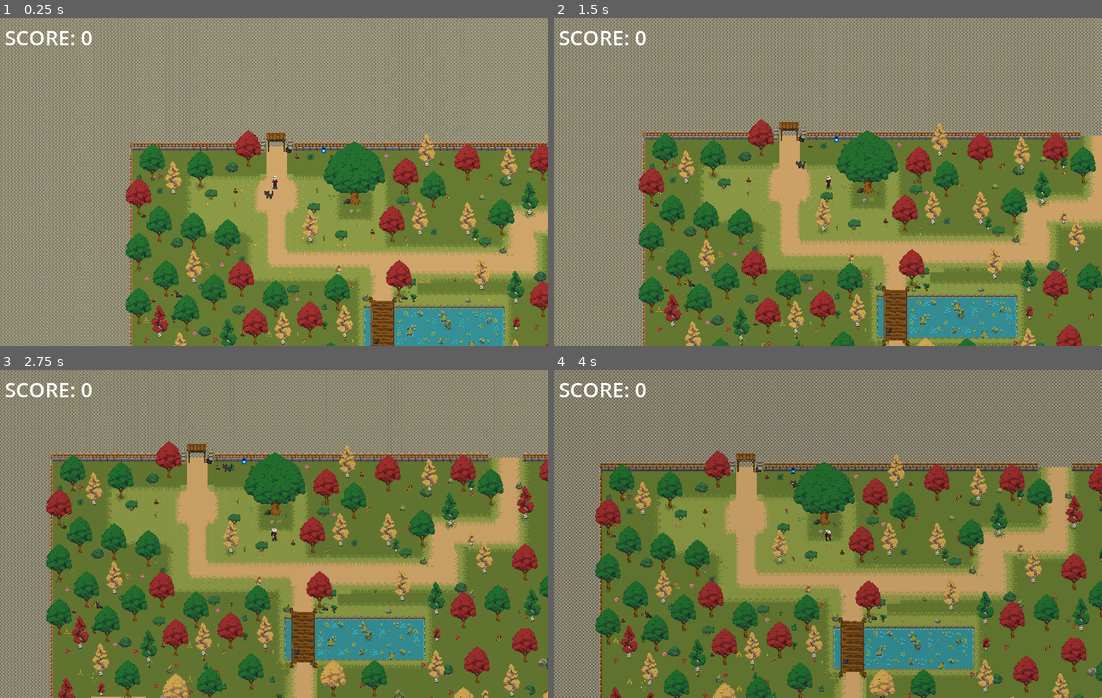
Above: before the commit, frames 1-4 (two rows, left to right).
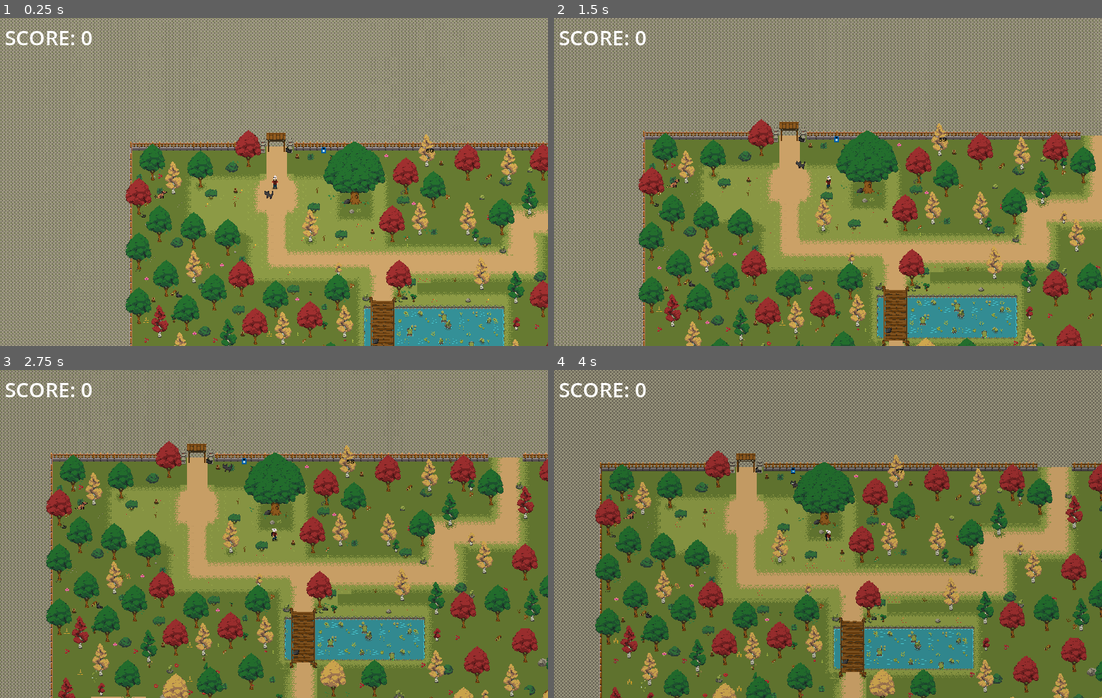
Above: after the commit, the same moments.

Repository: AnaClaraNobre/Forest-Game
Game: Godot game, scene res://management/game_level_2.tscn
The game is run twice, just before and just after one commit, with the same random seed, the same clock (stepped at 60 frames per second) and the same inputs. This scene is started directly instead of the project's main scene.
Inputs (mouse positions are in pixels of both pictures, inside the frame that each line leads up to):
- Up to frame 1 (0.25 s): no input
- Up to frame 2 (1.5 s): move the mouse to (948, 165) at 0.52 s; hold D (move_right) 0.53-1.28 s; hold F (pick_up) 0.53-1.28 s; move the mouse to (718, 198) at 1.27 s; hold S (move_down) from 1.28 s (still down); tap F (pick_up) at 1.35 s
- Up to frame 3 (2.75 s): move the mouse to (328, 461) at 2.02 s; release S (move_down) at 2.03 s; hold D (move_right) from 2.03 s (still down); hold F (pick_up) from 2.03 s (still down)
- Up to frame 4 (4 s): move the mouse to (800, 599) at 2.77 s; release D (move_right) at 2.78 s; release F (pick_up) at 2.78 s; hold W (move_up) 2.78-3.53 s; tap F (pick_up) at 2.85 s; tap Enter at 3.5 s; move the mouse to (992, 583) at 3.52 s; hold A (move_left) from 3.53 s (still down); hold F (pick_up) from 3.53 s (still down)

The runs differ from the first frame. In frame 1, less than 0.1% of the frame differs, in the area x 28-80%, y 39-55%; in frame 2, less than 0.1%; in frame 3, less than 0.1%; in frame 4, less than 0.1%.

Commit message:
fixing dog and adding in the game level

Diff:
--- /dev/null
+++ b/animals/dog.gd
@@ -0,0 +1,50 @@
+extends CharacterBody2D
+var direction: Vector2
+var wait_time: float
+@export_category("Variables")
+@export var _move_speed: float = 50.0
+@export_category("Objects")
+@export var sprit2d = AnimatedSprite2D
+@onready var animation := $anim as AnimatedSprite2D
+@export var walk_timer: Timer
+
+func _ready() -> void:
+	wait_time = randf_range(5.0,15.0)
+	direction = _get_direction()
+	walk_timer.start(wait_time)
+func _physics_process(delta: float) -> void:
+	velocity = direction *_move_speed
+	move_and_slide()
+	if get_slide_collision_count()> 0:
+		direction = velocity.bounce(
+			get_slide_collision(0).get_normal()
+		).normalized()
+	_animate(velocity)
+
+
+func _animate(_velocity : Vector2) -> void:
+	if velocity == Vector2.ZERO:
+		animation.play("idle")
+		return
+
+	if _velocity.x > 0:  # Movendo para a direita
+		sprit2d.flip_h = false  # Nenhum flip
+		animation.play("walk")
+
+	elif _velocity.x < 0:  # Movendo para a esquerda
+		sprit2d.flip_h = true  # Flip horizontal
+		animation.play("walk")
+
+func _get_direction() -> Vector2:
+	return [
+		Vector2(-1,0), Vector2(1,0),
+		Vector2.ZERO
+	].pick_random().normalized()
+
+
+func _on_walk_timer_timeout() -> void:
+	walk_timer.start(wait_time)
+	if direction == Vector2.ZERO:
+		direction = _get_direction()
+		return
+	direction = Vector2.ZERO
--- a/dog.tscn
+++ b/animals/dog.tscn
@@ -1,70 +1,70 @@
 [gd_scene load_steps=21 format=3 uid="uid://cu21ded330pm0"]
 
-[ext_resource type="Script" path="res://dog.gd" id="1_3t510"]
-[ext_resource type="Texture2D" uid="uid://cap3vepm30tud" path="res://PixelDogsSprites/Pixel Dogs-Sprites/Dogs-Remastered-02.png" id="1_aeofd"]
+[ext_resource type="Script" path="res://animals/dog.gd" id="1_r1vnw"]
+[ext_resource type="Texture2D" uid="uid://cap3vepm30tud" path="res://PixelDogsSprites/Pixel Dogs-Sprites/Dogs-Remastered-02.png" id="2_rvsnf"]
 
 [sub_resource type="AtlasTexture" id="AtlasTexture_y5uau"]
-atlas = ExtResource("1_aeofd")
+atlas = ExtResource("2_rvsnf")
 region = Rect2(0, 61, 64, 61)
 
 [sub_resource type="AtlasTexture" id="AtlasTexture_7yqxu"]
-atlas = ExtResource("1_aeofd")
+atlas = ExtResource("2_rvsnf")
 region = Rect2(64, 61, 64, 61)
 
 [sub_resource type="AtlasTexture" id="AtlasTexture_xyn5t"]
-atlas = ExtResource("1_aeofd")
+atlas = ExtResource("2_rvsnf")
 region = Rect2(128, 61, 64, 61)
 
 [sub_resource type="AtlasTexture" id="AtlasTexture_dggvn"]
-atlas = ExtResource("1_aeofd")
+atlas = ExtResource("2_rvsnf")
 region = Rect2(192, 61, 64, 61)
 
 [sub_resource type="AtlasTexture" id="AtlasTexture_ka6dr"]
-atlas = ExtResource("1_aeofd")
+atlas = ExtResource("2_rvsnf")
 region = Rect2(256, 61, 64, 61)
 
 [sub_resource type="AtlasTexture" id="AtlasTexture_wesj4"]
-atlas = ExtResource("1_aeofd")
+atlas = ExtResource("2_rvsnf")
 region = Rect2(320, 61, 64, 61)
 
 [sub_resource type="AtlasTexture" id="AtlasTexture_n34uf"]
-atlas = ExtResource("1_aeofd")
+atlas = ExtResource("2_rvsnf")
 region = Rect2(384, 61, 64, 61)
 
 [sub_resource type="AtlasTexture" id="AtlasTexture_o2alg"]
-atlas = ExtResource("1_aeofd")
+atlas = ExtResource("2_rvsnf")
 region = Rect2(448, 61, 64, 61)
 
 [sub_resource type="AtlasTexture" id="AtlasTexture_d6mx4"]
-atlas = ExtResource("1_aeofd")
+atlas = ExtResource("2_rvsnf")
 region = Rect2(0, 192, 64, 48)
 
 [sub_resource type="AtlasTexture" id="AtlasTexture_u17ao"]
-atlas = ExtResource("1_aeofd")
+atlas = ExtResource("2_rvsnf")
 region = Rect2(64, 192, 64, 48)
 
 [sub_resource type="AtlasTexture" id="AtlasTexture_yedy4"]
-atlas = ExtResource("1_aeofd")
+atlas = ExtResource("2_rvsnf")
 region = Rect2(128, 192, 64, 48)
 
 [sub_resource type="AtlasTexture" id="AtlasTexture_n3nqi"]
-atlas = ExtResource("1_aeofd")
+atlas = ExtResource("2_rvsnf")
 region = Rect2(192, 192, 64, 48)
 
 [sub_resource type="AtlasTexture" id="AtlasTexture_iv8o0"]
-atlas = ExtResource("1_aeofd")
+atlas = ExtResource("2_rvsnf")
 region = Rect2(256, 192, 64, 48)
 
 [sub_resource type="AtlasTexture" id="AtlasTexture_0hl1d"]
-atlas = ExtResource("1_aeofd")
+atlas = ExtResource("2_rvsnf")
 region = Rect2(320, 192, 64, 48)
 
 [sub_resource type="AtlasTexture" id="AtlasTexture_rkk4o"]
-atlas = ExtResource("1_aeofd")
+atlas = ExtResource("2_rvsnf")
 region = Rect2(384, 192, 64, 48)
 
 [sub_resource type="AtlasTexture" id="AtlasTexture_i3g1a"]
-atlas = ExtResource("1_aeofd")
+atlas = ExtResource("2_rvsnf")
 region = Rect2(448, 192, 64, 48)
 
 [sub_resource type="SpriteFrames" id="SpriteFrames_opo7j"]
@@ -130,23 +130,29 @@
 
 [sub_resource type="CapsuleShape2D" id="CapsuleShape2D_8ww8d"]
 radius = 6.0
-height = 28.0
+height = 34.0
 
-[node name="dog" type="CharacterBody2D"]
-position = Vector2(0, -4)
-script = ExtResource("1_3t510")
-metadata/_edit_group_ = true
+[node name="dog" type="CharacterBody2D" node_paths=PackedStringArray("sprit2d", "walk_timer")]
+position = Vector2(3, 4)
+script = ExtResource("1_r1vnw")
+sprit2d = NodePath("anim")
+walk_timer = NodePath("WalkTimer")
 
-[node name="AnimatedSprite2D" type="AnimatedSprite2D" parent="."]
+[node name="anim" type="AnimatedSprite2D" parent="."]
 position = Vector2(0, -21)
+scale = Vector2(0.71, 0.71)
 sprite_frames = SubResource("SpriteFrames_opo7j")
 animation = &"walk"
 autoplay = "idle"
-frame_progress = 0.211217
+flip_h = true
 
 [node name="CollisionShape2D" type="CollisionShape2D" parent="."]
-position = Vector2(1, -2)
+position = Vector2(-2, -9)
 rotation = 1.5708
 shape = SubResource("CapsuleShape2D_8ww8d")
 
 [node name="AnimationPlayer" type="AnimationPlayer" parent="."]
+
+[node name="WalkTimer" type="Timer" parent="."]
+
+[connection signal="timeout" from="WalkTimer" to="." method="_on_walk_timer_timeout"]
--- a/dog.gd
+++ /dev/null
@@ -1 +0,0 @@
-extends CharacterBody2D
--- /dev/null
+++ b/management/game_level_2.gd
@@ -0,0 +1,38 @@
+extends Node2D
+var label = Label
+var time = Timer
+@export var redclr : Color
+@export var origClr : Color
+@export var origClrbg : Color = Color(1, 1, 1, 1)
+@onready var game_level: Node2D = $"."
+@onready var player_light = $first_level/Mia/PointLight2D
+# Called when the node enters the scene tree for the first time.
+func _ready():
+	label = $Label
+	time = $Timer
+	time.start()
+	OriginClrRet()
+	player_light.visible = false
+# Called every frame. 'delta' is the elapsed time since the previous frame.
+func _process(delta: float) -> void:
+	update_label_text()
+
+	if time.time_left <= 10:
+		label.modulate = redclr
+	else:
+		OriginClrRet()
+
+	var progress = time.time_left / time.wait_time
+	game_level.modulate = Color(progress, progress, progress, 1)
+
+	if progress < 0.5:  # Ajuste o valor conforme necessário
+		player_light.visible = true
+	else:
+		player_light.visible = false
+
+func OriginClrRet():
+	label.modulate = origClr
+	#game_level.modulate = origClrbg
+
+func update_label_text():
+	label.text = str(ceil(time.time_left))
--- a/management/game_level_2.tscn
+++ b/management/game_level_2.tscn
@@ -1,6 +1,6 @@
-[gd_scene load_steps=16 format=4 uid="uid://ba1o5qwdr0vm6"]
-
-[ext_resource type="Script" path="res://management/game_level.gd" id="1_d3jft"]
+[gd_scene load_steps=17 format=4 uid="uid://ba1o5qwdr0vm6"]
+
+[ext_resource type="Script" path="res://management/game_level_2.gd" id="1_bc2xs"]
 [ext_resource type="PackedScene" uid="uid://bm7sjhb6iqdg0" path="res://terrain/hud.tscn" id="2_8h2tu"]
 [ext_resource type="Script" path="res://score.gd" id="3_vdk8y"]
 [ext_resource type="PackedScene" uid="uid://bis71orh2v06e" path="res://terrain/first_level.tscn" id="4_wkkc1"]
@@ -9,6 +9,7 @@
 [ext_resource type="PackedScene" uid="uid://cjuds1gkdkqm7" path="res://characters/mia.tscn" id="7_40jvj"]
 [ext_resource type="PackedScene" uid="uid://bfc4y8x3dhd42" path="res://animals/cat.tscn" id="8_x8oua"]
 [ext_resource type="PackedScene" uid="uid://30jaxbvlvmaj" path="res://animals/frog.tscn" id="9_kv8ab"]
+[ext_resource type="PackedScene" uid="uid://cu21ded330pm0" path="res://animals/dog.tscn" id="9_pq1eh"]
 [ext_resource type="Texture2D" uid="uid://ilq6cw2vhsqx" path="res://terrain/PixiVan Forest (Beta)/Trees.png" id="10_vriru"]
 [ext_resource type="Texture2D" uid="uid://btd2wrktfcjx5" path="res://terrain/Forest BETA V3/Trees.png" id="11_6m34r"]
 [ext_resource type="AudioStream" uid="uid://ffxsgvdm0504" path="res://sounds/bg_music.wav.ogg" id="12_i1wah"]
@@ -904,9 +905,7 @@
 sources/6 = SubResource("TileSetAtlasSource_xe4wp")
 
 [node name="gameLevel2" type="Node2D"]
-script = ExtResource("1_d3jft")
-redclr = Color(0.605674, 1.31156e-06, 2.88785e-07, 1)
-origClr = Color(0.843137, 0.6, 0.117647, 1)
+script = ExtResource("1_bc2xs")
 
 [node name="UI" type="CanvasLayer" parent="."]
 
@@ -951,6 +950,9 @@
 
 [node name="cat" parent="first_level" instance=ExtResource("8_x8oua")]
 position = Vector2(46, -76)
+
+[node name="dog" parent="." instance=ExtResource("9_pq1eh")]
+position = Vector2(73, 140)
 
 [node name="frog" parent="." instance=ExtResource("9_kv8ab")]
 position = Vector2(657, 426)
